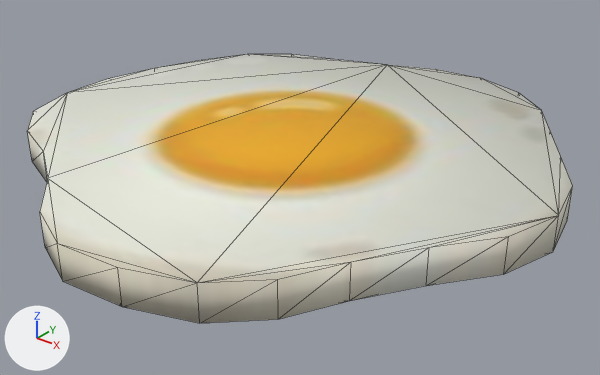
A saved change to the glTF model assets/scene/models/EggRaw.glb.
Before and after are seen from a 50 mm camera at (0.43, -0.525, 0.306) aimed at (0.022, -0.015, -0.01). Every picture has the same lights, and +X, +Y and +Z are marked at lower left. The picture after the commit comes second. Mesh edges are drawn as thin lines.

Objects in the first picture: 'EggRaw'.
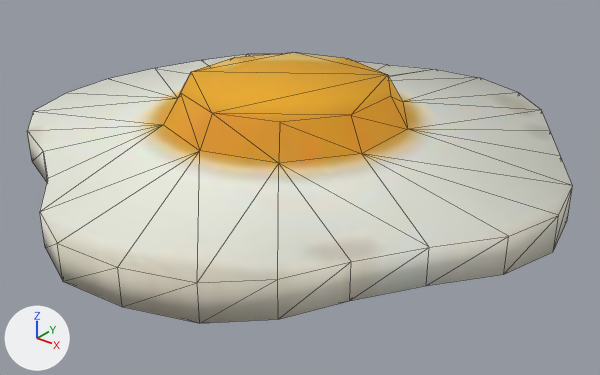
Where the change shows, as pixel boxes (x1, y1, x2, y2) in the pictures (600 x 375 px):
'EggRaw', reshaped: before (27, 54, 573, 323); after (27, 53, 573, 323)
part 1 of me_circle_016, built on: before (27, 54, 573, 283); after (27, 53, 573, 283)

The change, as a list of edits to the scene's bpy script:
```text
Change me_circle_016:
    used by ob_eggraw; location = (0.0, 0.0, 0.0)
    remove me_circle_016.from_pydata(...)  # 56 vertices, 108 faces; spans x -0.245..0.245, y -0.248..0.243, z 0.0..0.03
    add me_circle_016.from_pydata(...)  # 77 vertices, 150 faces; spans x -0.245..0.245, y -0.248..0.243, z 0.0..0.076
    me_circle_016 part 1
    45 faces are deleted
    21 vertices are added at x -0.105..0.099, y -0.109..0.105, z 0.05..0.076
    87 new faces join them
```
